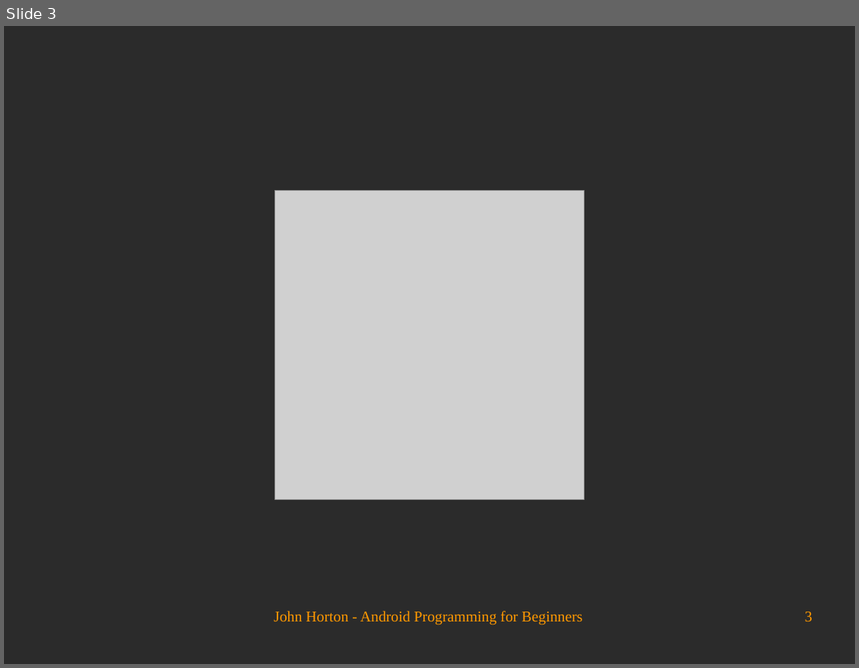
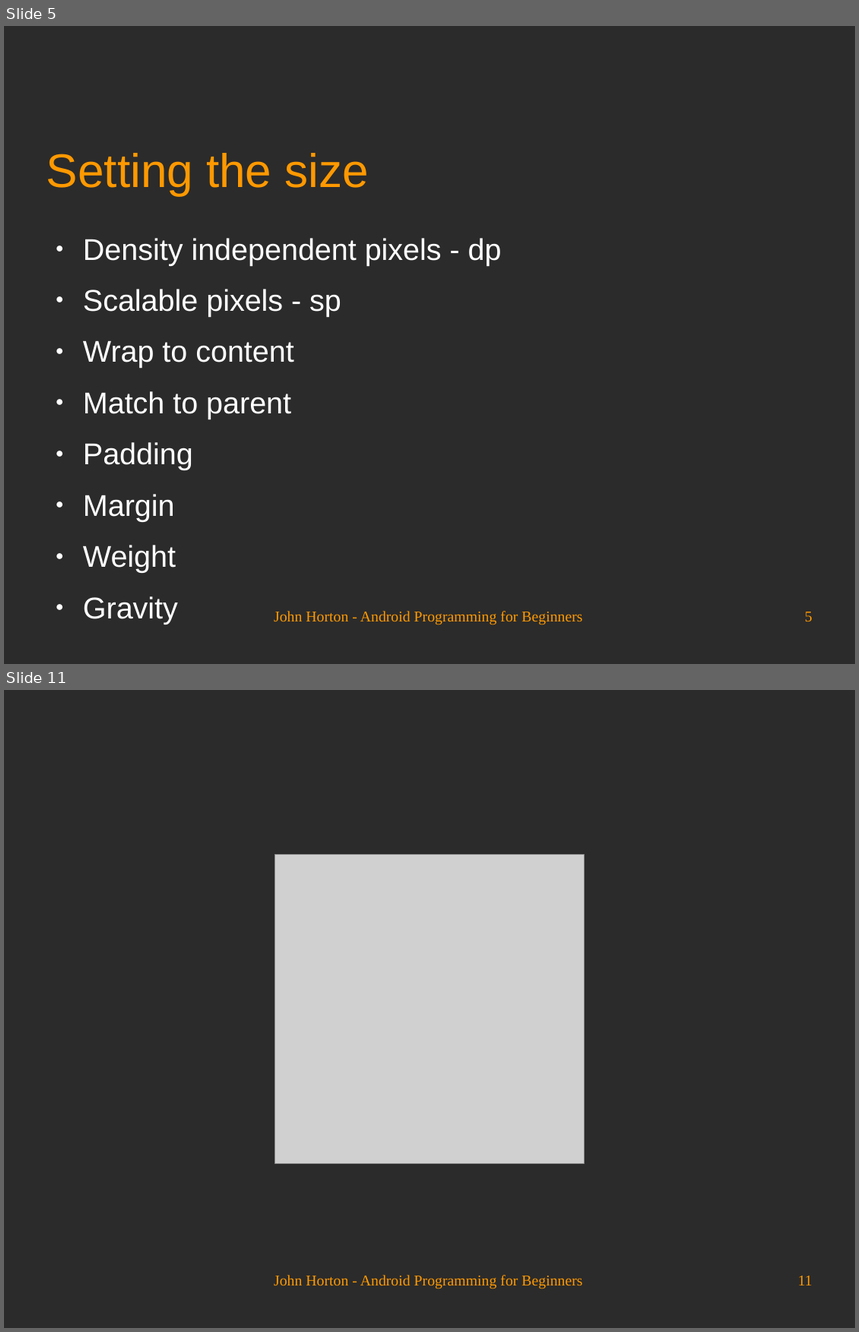
Before and after one commit to Academy-Soft-Intellect/Android-Programming-for-Beginners, a slide deck: 04_Designing_Layouts.odp. Shown one above the other, each under a label of ours: slide 3 before the commit, slides 5 and 11 after it; the slides between them are not shown. The pictures are 859x668 and 859x1332 pixels, drawn with LibreOffice and Linux fonts; fonts in the diff are those of the drawing; grey boxes stand for pictures; background and template pictures are left out; a plain dark background stands for a picture behind light text. Boxes give left, top, right and bottom in pixels: in the first picture for what was removed or moved away, otherwise in the second. Text is boxed around its words. In the diff, an @@ line names an element or a change of style, - is before the commit and + after.

```diff
--- a/04_Designing_Layouts.odp
+++ b/04_Designing_Layouts.odp
@@ slide 5 added at (x1=4, y1=26, x2=855, y2=664), background picture (left out) @@
@@ title added at (x1=47, y1=153, x2=369, y2=195), 44 pt, text #FF9900 @@
+Setting the size
@@ text added at (x1=83, y1=238, x2=502, y2=573), 28 pt, text #FFFFFF @@
+● Density independent pixels - dp
+● Scalable pixels - sp
+● Wrap to content
+● Match to parent
+● Padding
+● Margin
+● Weight
+● Gravity
@@ text added at (x1=274, y1=611, x2=582, y2=626), 14 pt, text #FF9900 @@
+John Horton - Android Programming for Beginners
@@ page number added at (x1=805, y1=612, x2=813, y2=622), 14 pt, text #FF9900 @@
+5
@@ what was slide 3 is now slide 11 @@
@@ page number at (x1=798, y1=1276, x2=813, y2=1286): text changed @@
-3
+11
```
Also in this commit, not shown: 2 slides changed, 7 other slides added.
